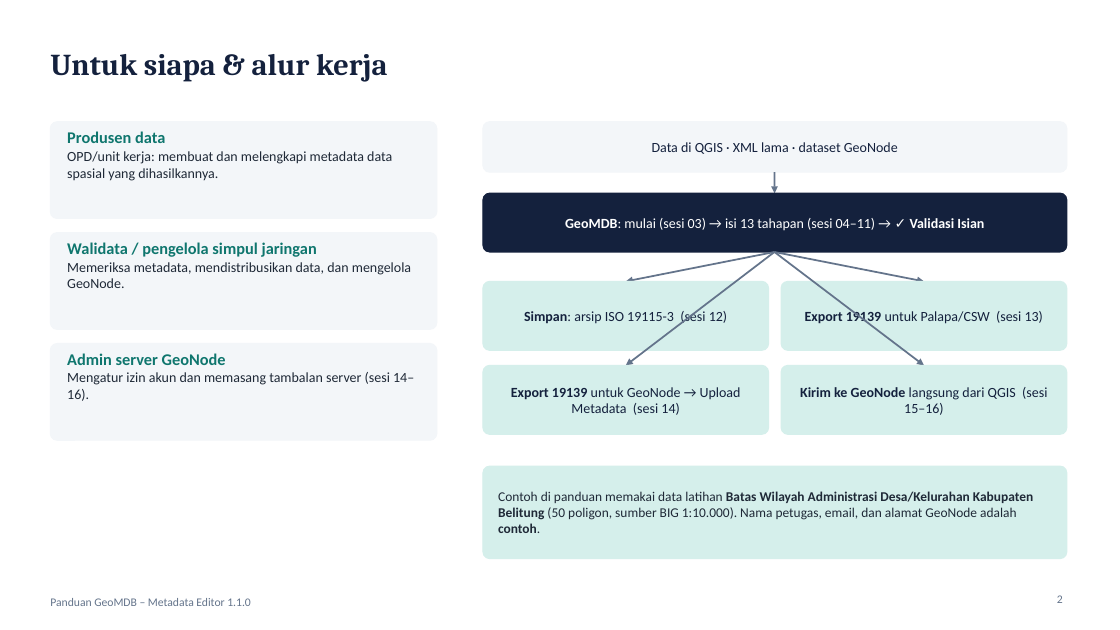
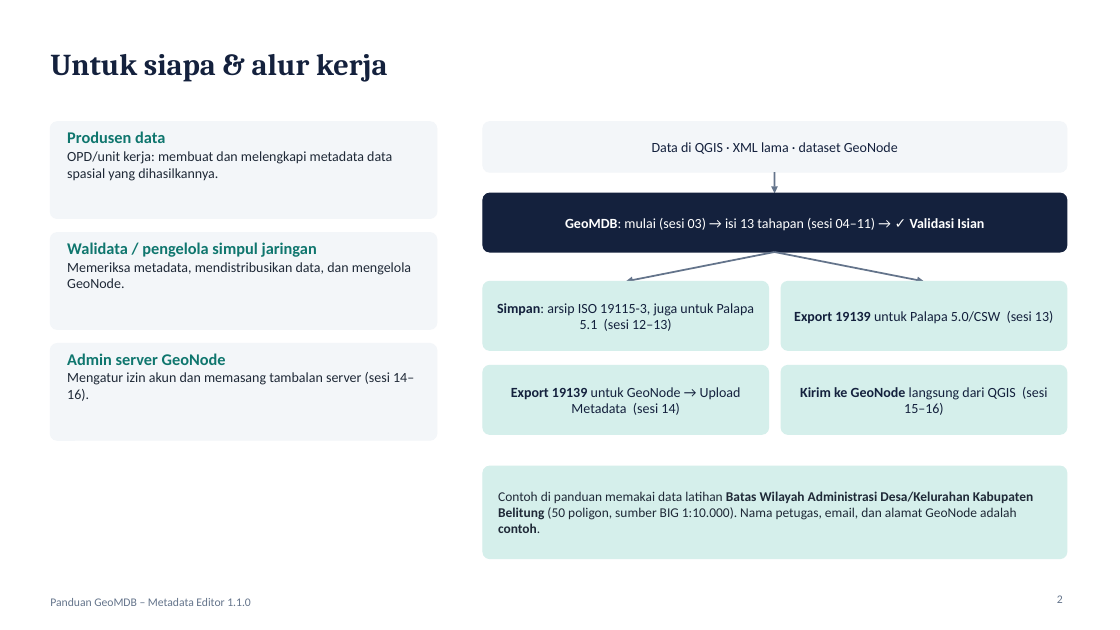
Before and after one commit to wendraalqassam/iso19115_metadata_editor, a slide deck: slide 2 of docs/Panduan-GeoMDB-Metadata-Editor.pptx. Drawn at 1120x630 pixels with LibreOffice and Linux fonts; fonts in the diff are those of the drawing. Boxes give left, top, right and bottom in pixels: in the first picture for what was removed or moved away, otherwise in the second. Text is boxed around its words. In the diff, an @@ line names an element or a change of style, - is before the commit and + after.

Commit message:
Guide and README: Palapa 5.1 accepts ISO 19115-3, Palapa 5.0 does not
Palapa 5.1 takes the ISO 19115-3 file written by Save (no XML declaration), so content without an
ISO 19139 equivalent reaches the portal; Palapa 5.0 still needs the ISO 19139 "Untuk Palapa / CSW"
export. The deck gains a "Palapa 5.0 dan 5.1" slide in session 13 (98 slides) and the export table,
special conditions, case study A, troubleshooting, FAQ, overview and summary slides are updated.

```diff
--- a/docs/Panduan-GeoMDB-Metadata-Editor.pptx
+++ b/docs/Panduan-GeoMDB-Metadata-Editor.pptx
@@ arrow removed from (775, 252) to (626, 365) @@
@@ arrow removed from (775, 252) to (924, 365) @@
@@ text at (497, 303, 755, 331): text changed @@
-Simpan: arsip ISO 19115-3 (sesi 12)
+Simpan: arsip ISO 19115-3, juga untuk Palapa 5.1 (sesi 12–13)
@@ text at (794, 311, 1053, 323): text changed @@
-Export 19139 untuk Palapa/CSW (sesi 13)
+Export 19139 untuk Palapa 5.0/CSW (sesi 13)
```
Also in this commit, not shown: 12 other slides changed, 1 slide added, 1 other file.
